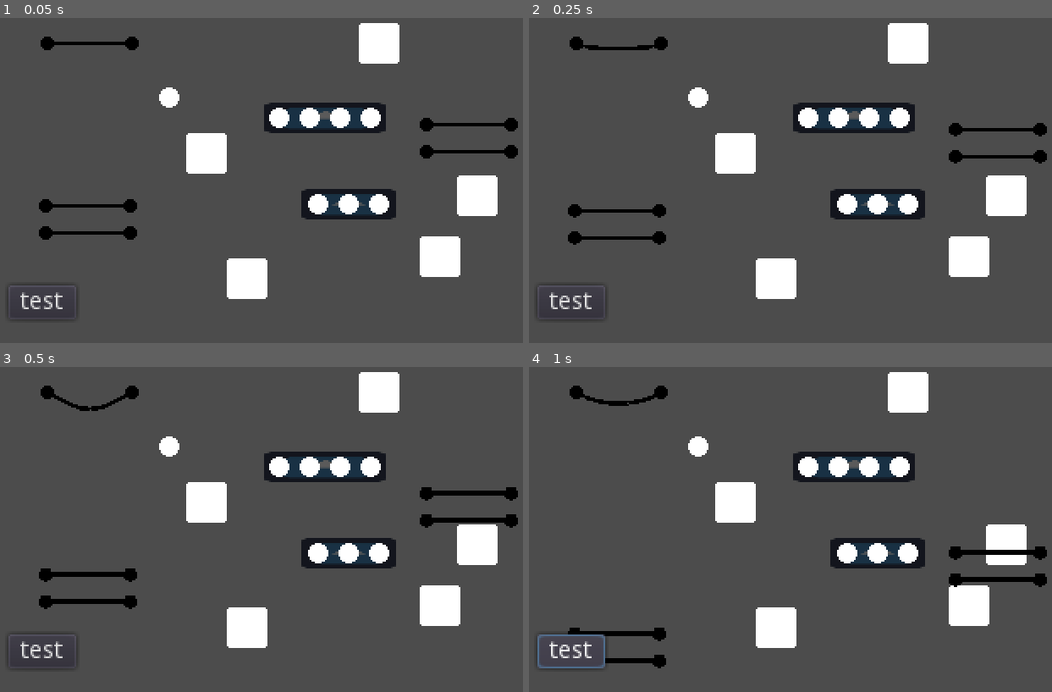
Above: before the commit, frames 1-4 (two rows, left to right).
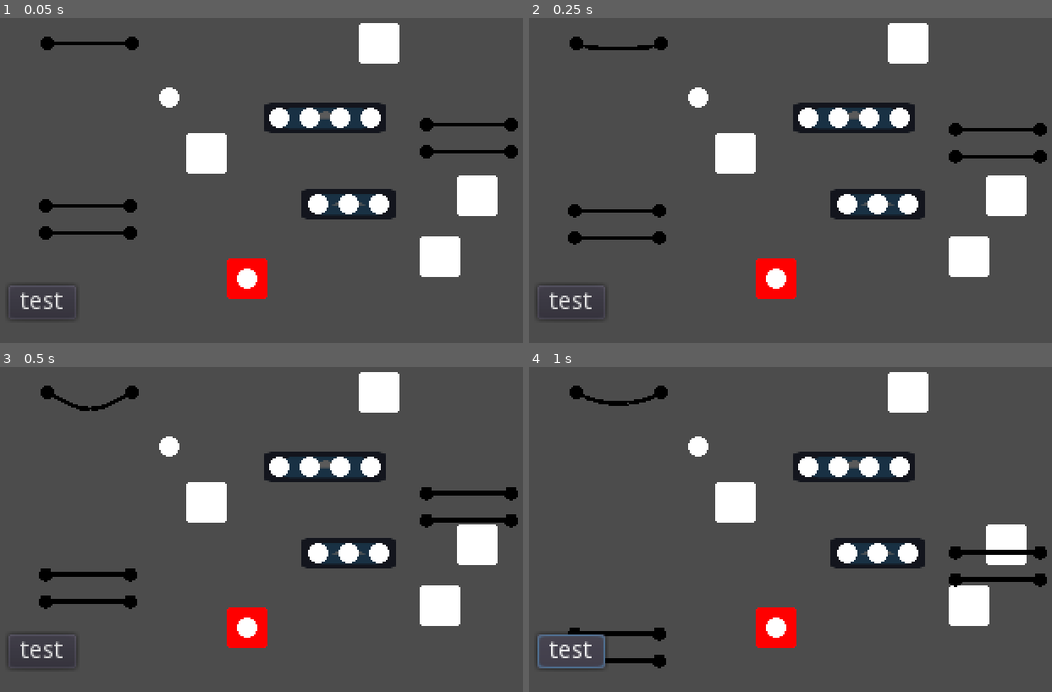
Above: after the commit, the same moments.

Repository: leogeier/faraday-uncaged
Game: Godot game, scene res://scenes/leo_test_scene.tscn
Two runs of this game, one before a commit and one after it. Both use one fixed random seed, a clock stepped at 60 frames per second and the inputs below. The engine's default icon, where the game draws it, is replaced by a stand-in: a white triangle on a blue panel in a dark square.
Inputs:
- Up to frame 1 (0.05 s): no input
- Up to frame 2 (0.25 s): no input
- Up to frame 3 (0.5 s): no input
- Up to frame 4 (1 s): click "test" at 0.5 s

The runs differ from the first frame. In frame 1, 0.8% of the frame differs, in the area x 43-52%, y 73-87%; in frame 2, 0.8%; in frame 3, 0.8%; in frame 4, 0.8%.
Error in both runs: Invalid get index '0' (on base: 'Array'). (res://scenes/hub/hub.gd:27)

Commit message:
device colors

Diff:
--- a/game/scenes/device/device.gd
+++ b/game/scenes/device/device.gd
@@ -1,8 +1,28 @@
 extends Node2D
 
-export(String) var display_name = "Unnamed device"
+export(String) var display_name = "Unnamed device" setget , get_display_name
+export(Color, RGB) var color = Color.white setget set_color
+
+var color_name
 
 var edges = []
+
+var color_dict = {Color.red: 1}
+
+func get_display_name():
+	if color_name != null:
+		return color_name
+	return display_name
+
+func set_color(value):
+	color = value
+	$SpriteColor.modulate = color
+
+	for c in color_dict.keys():
+		if color.is_equal_approx(c):
+			color_name = color_dict[c]
+			return
+	color_name = null
 
 func get_edges():
 	if $Port.current_plug != null:
@@ -15,8 +35,18 @@
 		neighbors.append(edge.get_other_vertex(self))
 	return neighbors
 
-func get_display_name():
-	return display_name
+func _ready():
+	color_dict[Color.red] = "red"
+	color_dict[Color.blue] = "blue"
+	color_dict[Color.green] = "green"
+	color_dict[Color.yellow] = "yellow"
+	color_dict[Color.orange] = "orange"
+	color_dict[Color.cyan] = "cyan"
+	color_dict[Color.magenta] = "magenta"
+#	color_dict[Color.white] = "white"
+	color_dict[Color.black] = "black"
+	color_dict[Color.gray] = "gray"
+	color_dict[Color.pink] = "pink"
 
-func _ready():
 	$Port.vertex = self
+	set_color(color)
--- a/game/scenes/device/device.tscn
+++ b/game/scenes/device/device.tscn
@@ -7,7 +7,9 @@
 [node name="Device" type="Node2D" groups=["device"]]
 script = ExtResource( 1 )
 
-[node name="Sprite" type="Sprite" parent="."]
+[node name="SpriteColor" type="Node2D" parent="."]
+
+[node name="Sprite" type="Sprite" parent="SpriteColor"]
 modulate = Color( 100, 100, 100, 1 )
 scale = Vector2( 0.375, 0.375 )
 texture = ExtResource( 3 )
--- a/game/scenes/leo_test_scene.tscn
+++ b/game/scenes/leo_test_scene.tscn
@@ -15,6 +15,7 @@
 
 [node name="Device" parent="." instance=ExtResource( 4 )]
 position = Vector2( 148, 162 )
+color = Color( 1, 0, 0, 1 )
 
 [node name="Device2" parent="." instance=ExtResource( 4 )]
 position = Vector2( 262, 149 )
